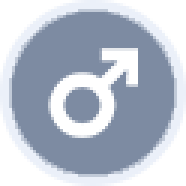
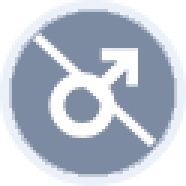
The second 186 x 186 image is a revision of the first. Changes to its layers:
added layer "形状 1" above "男性符号" over [left=33, top=33, right=156, bottom=147]
